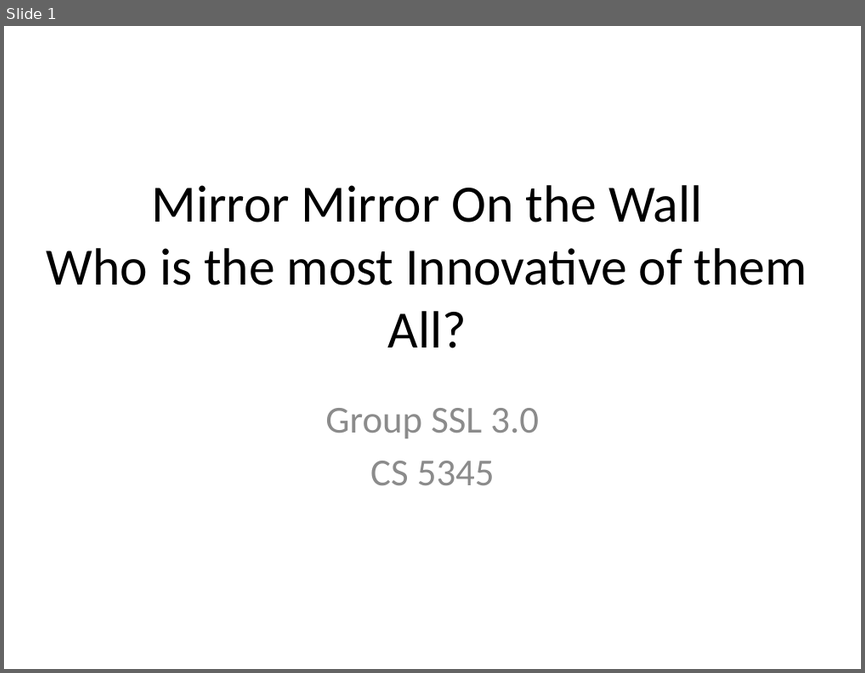
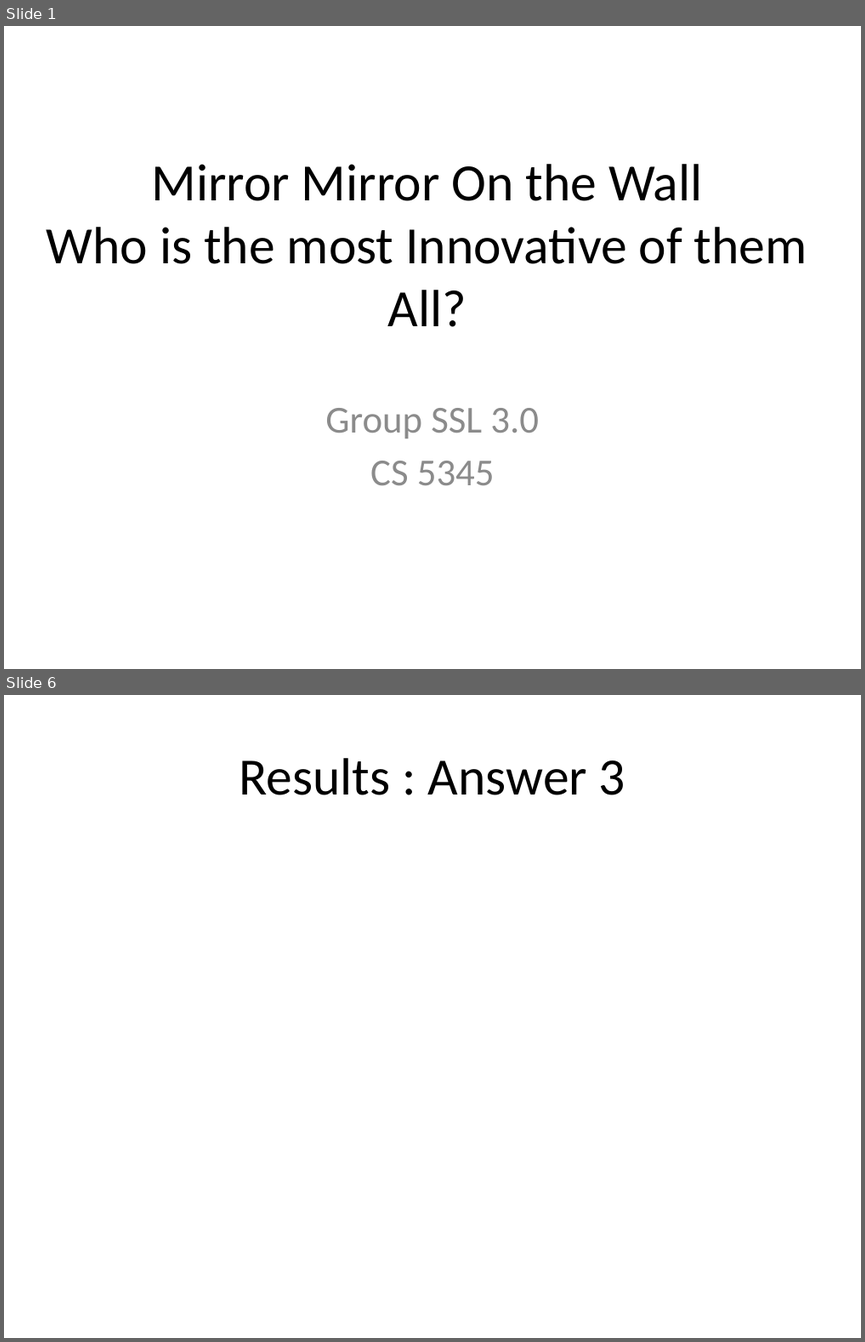
Before and after one commit to loiluu/cs5345.a3, a slide deck: SSL_3.0.pptx. Shown one above the other, each under a label of ours: slide 1 before the commit, slides 1 and 6 after it; the slides between them are not shown. The pictures are 865x673 and 865x1342 pixels, drawn with LibreOffice and Linux fonts; fonts in the diff are those of the drawing. Boxes give left, top, right and bottom in pixels: in the first picture for what was removed or moved away, otherwise in the second. Text is boxed around its words. In the diff, an @@ line names an element or a change of style, - is before the commit and + after.

```diff
--- a/SSL_3.0.pptx
+++ b/SSL_3.0.pptx
@@ slide 6 added at <box>4,695,861,1338</box>, background #FFFFFF @@
@@ title added at <box>239,758,625,795</box>, 44 pt, text #000000 @@
+Results : Answer 3
@@ slide 1 changed as well @@
@@ title "Mirror Mirror On the Wall ...": place and size @@
-title "Mirror Mirror On the Wall ..." at <box>46,185,807,348</box>
+title "Mirror Mirror On the Wall ..." at <box>46,164,807,327</box>
```
Also in this commit, not shown: 4 other slides added.
